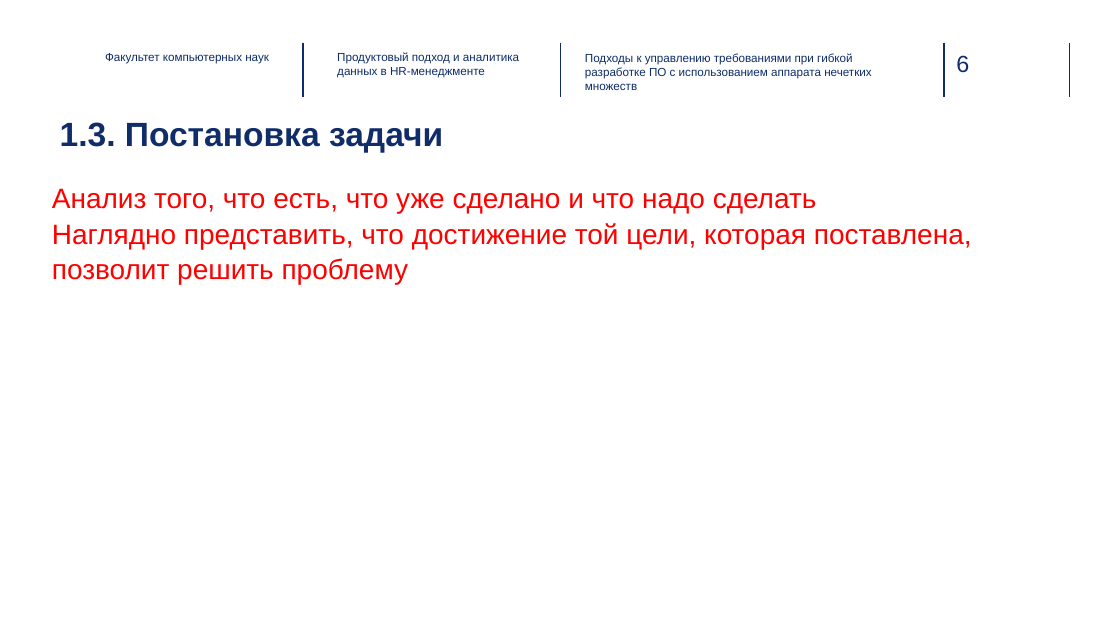
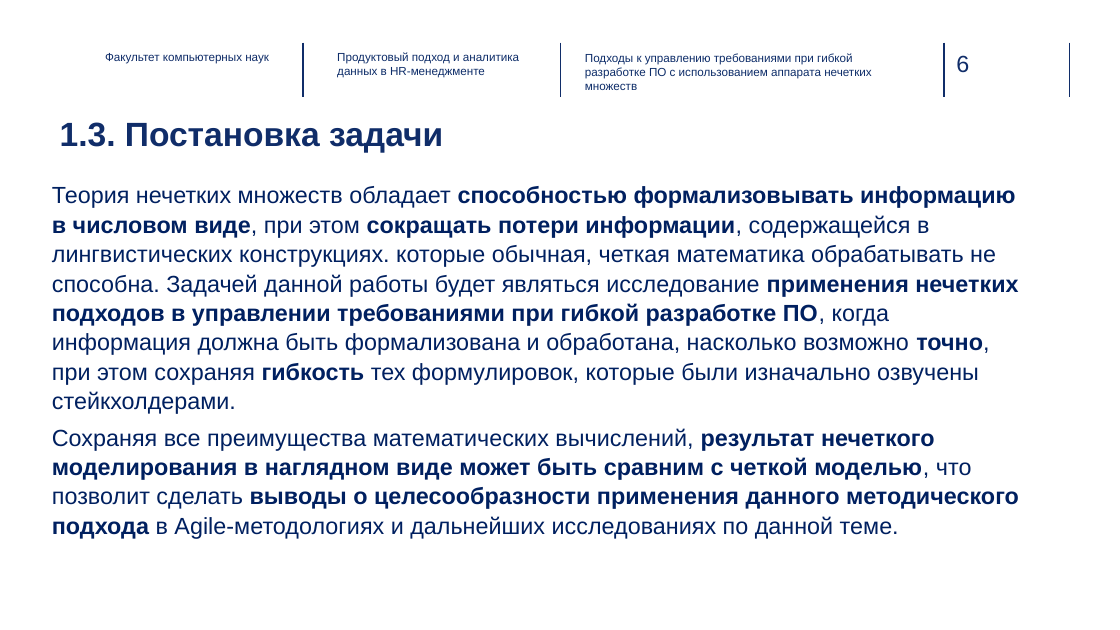
Before and after one commit to inna531/Fuzzy-Agile-Development, a slide deck: slide 6 of 2025.11.25_Понаровская_презентация_PP.pptx. Drawn at 1120x630 pixels with LibreOffice and Linux fonts; fonts in the diff are those of the drawing; background and template pictures are left out. Boxes give left, top, right and bottom in pixels: in the first picture for what was removed or moved away, otherwise in the second. Text is boxed around its words. In the diff, an @@ line names an element or a change of style, - is before the commit and + after.

```diff
--- a/2025.11.25_Понаровская_презентация_PP.pptx
+++ b/2025.11.25_Понаровская_презентация_PP.pptx
@@ text at bbox=[52, 186, 1019, 539]: text changed; size 24 to 20 pt; text colour #FF0000 to #002060 @@
-Анализ того, что есть, что уже сделано и что надо сделать
-Наглядно представить, что достижение той цели, которая поставлена, позволит решить проблему
+Теория нечетких множеств обладает способностью формализовывать информацию в числовом виде, при этом сокращать потери информации, содержащейся в лингвистических конструкциях. которые обычная, четкая математика обрабатывать не способна. Задачей данной работы будет являться исследование применения нечетких подходов в управлении требованиями при гибкой разработке ПО, когда информация должна быть формализована и обработана, насколько возможно точно, при этом сохраняя гибкость тех формулировок, которые были изначально озвучены стейкхолдерами.
+Сохраняя все преимущества математических вычислений, результат нечеткого моделирования в наглядном виде может быть сравним с четкой моделью, что позволит сделать выводы о целесообразности применения данного методического подхода в Agile-методологиях и дальнейших исследованиях по данной теме.
```
Also in this commit, not shown: 13 other slides changed, 5 other files.
